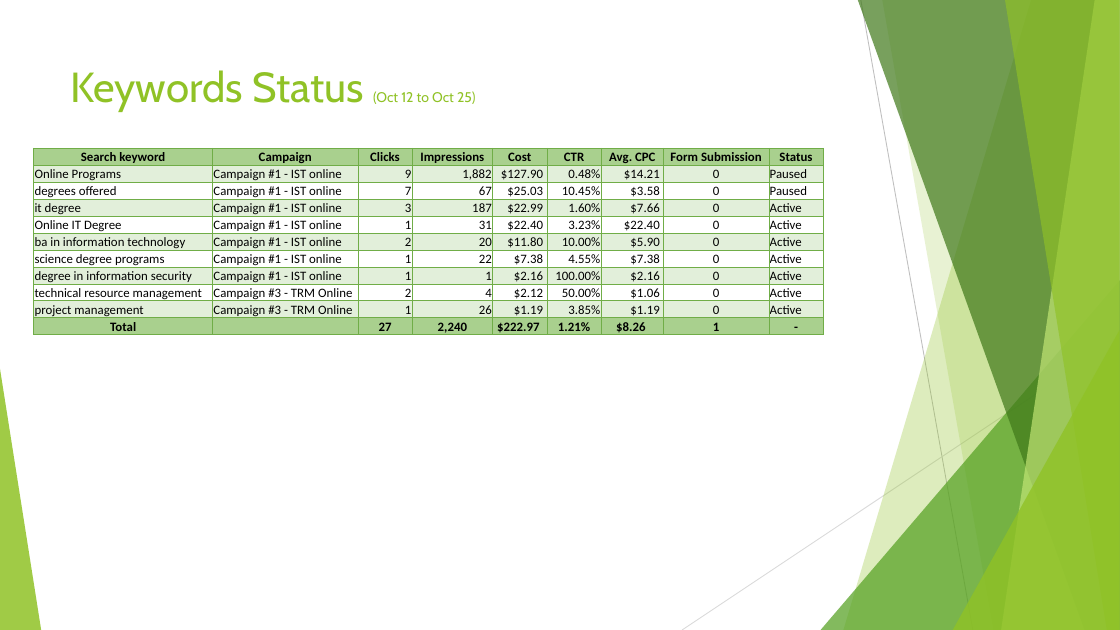
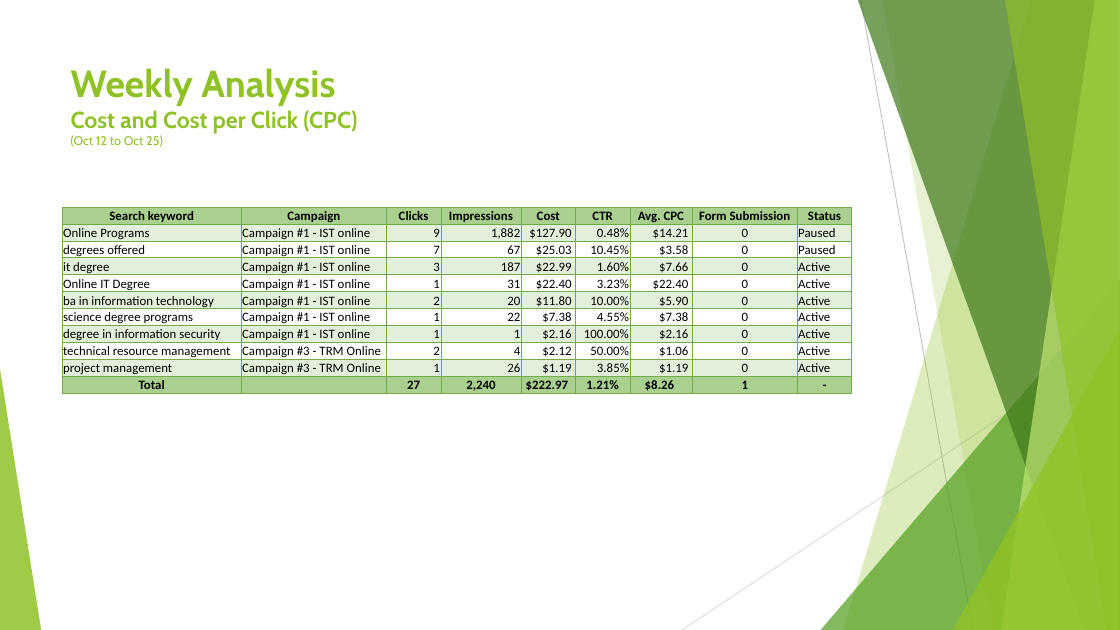
Before and after one commit to Felix9431/SEM, a slide deck: slide 8 of GoogleAdwords_Reports/10-27-2017_Adwords-Reeport.pptx (slide 4 before the commit). Drawn at 1120x630 pixels with LibreOffice and Linux fonts; fonts in the diff are those of the drawing. Boxes give left, top, right and bottom in pixels: in the first picture for what was removed or moved away, otherwise in the second. Text is boxed around its words. In the diff, an @@ line names an element or a change of style, - is before the commit and + after.

```diff
--- a/GoogleAdwords_Reports/10-27-2017_Adwords-Reeport.pptx
+++ b/GoogleAdwords_Reports/10-27-2017_Adwords-Reeport.pptx
@@ title at [71,68,357,147]: text changed; size 36 to 19.8 pt; bold on @@
-Keywords Status (Oct 12 to Oct 25)
+Weekly Analysis
+Cost and Cost per Click (CPC)
+(Oct 12 to Oct 25)
@@ table: place and size @@
-table at [34,148,824,339]
+table at [62,207,853,398]
```
Also in this commit, not shown: 3 other slides changed, 5 slides added, 1 slide removed.
